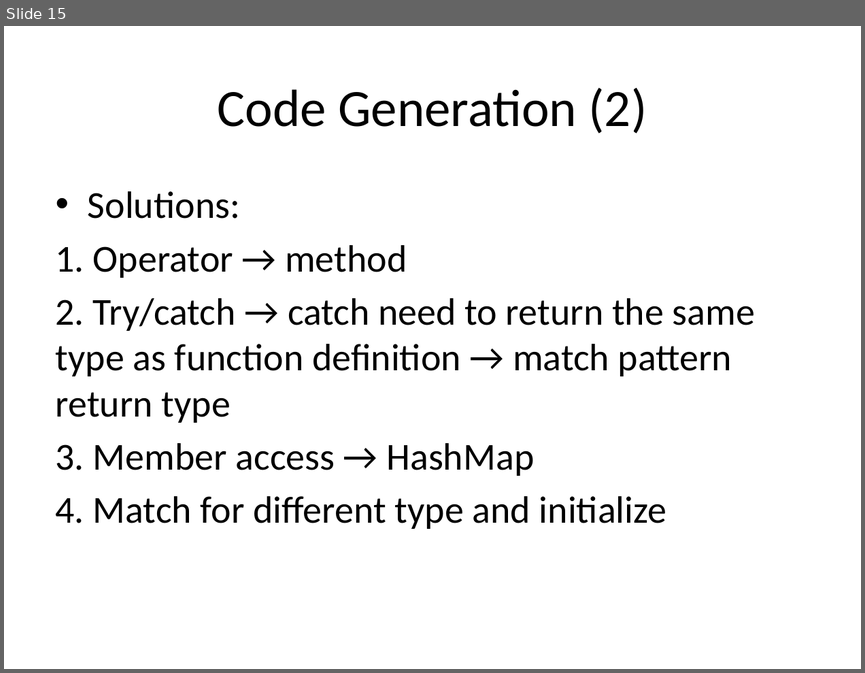
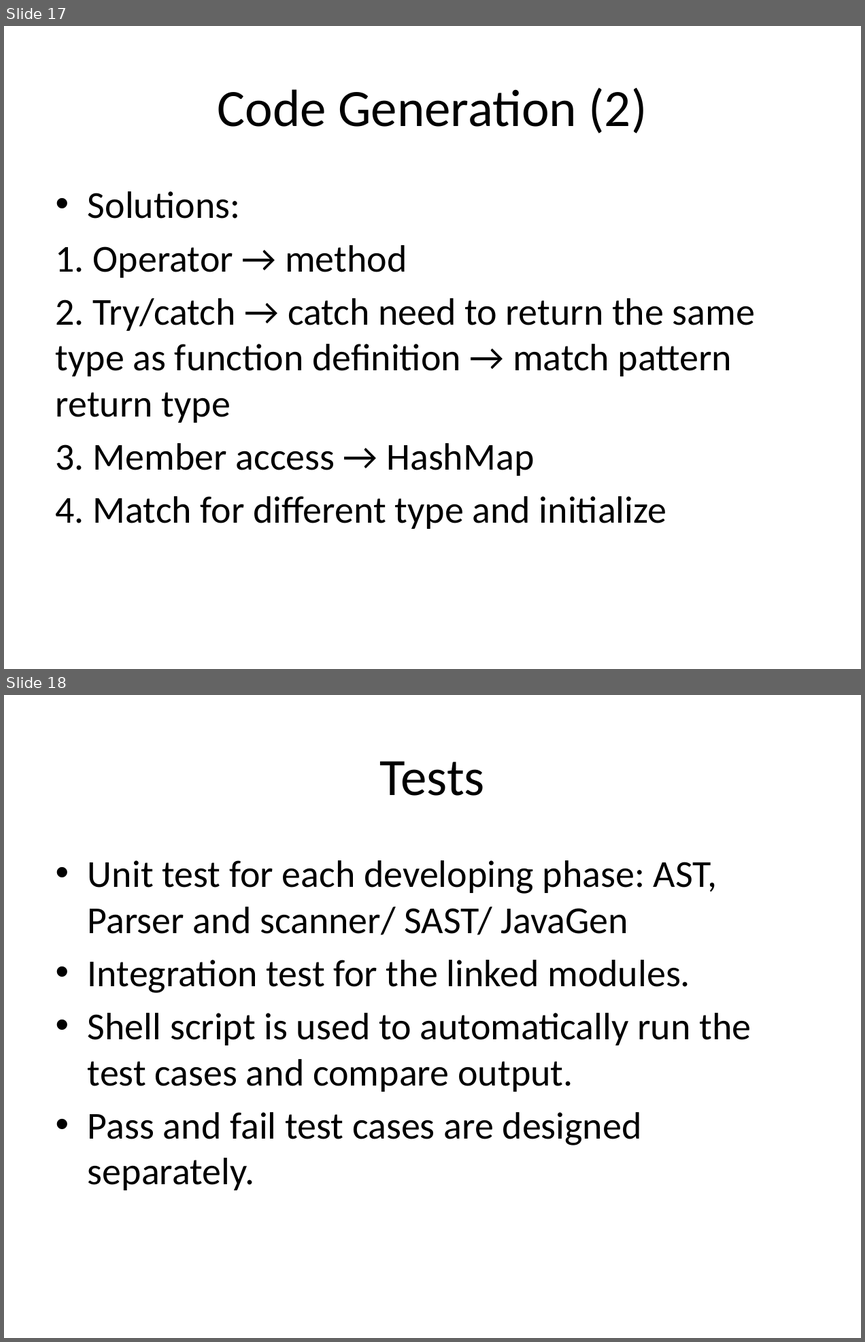
Before and after one commit to liufei11111/w4115PLT, a slide deck: src/project/demo/PLTFinalPresentation.pptx. Shown one above the other, each under a label of ours: slide 15 before the commit, slides 17 and 18 after it. The pictures are 865x673 and 865x1342 pixels, drawn with LibreOffice and Linux fonts; fonts in the diff are those of the drawing. Boxes give left, top, right and bottom in pixels: in the first picture for what was removed or moved away, otherwise in the second. Text is boxed around its words. In the diff, an @@ line names an element or a change of style, - is before the commit and + after.

```diff
--- a/src/project/demo/PLTFinalPresentation.pptx
+++ b/src/project/demo/PLTFinalPresentation.pptx
@@ slide 18 added at bbox=[4, 695, 861, 1338], background #FFFFFF @@
@@ title added at bbox=[380, 761, 485, 796], 44 pt, text #000000 @@
+Tests
@@ text added at bbox=[88, 860, 751, 1190], 32 pt, text #000000 @@
+• Unit test for each developing phase: AST, Parser and scanner/ SAST/ JavaGen
+• Integration test for the linked modules.
+• Shell script is used to automatically run the test cases and compare output.
+• Pass and fail test cases are designed separately.
@@ what was slide 15 is now slide 17 @@
```
Also in this commit, not shown: 1 slide changed, 4 other slides added, 2 slides removed.
